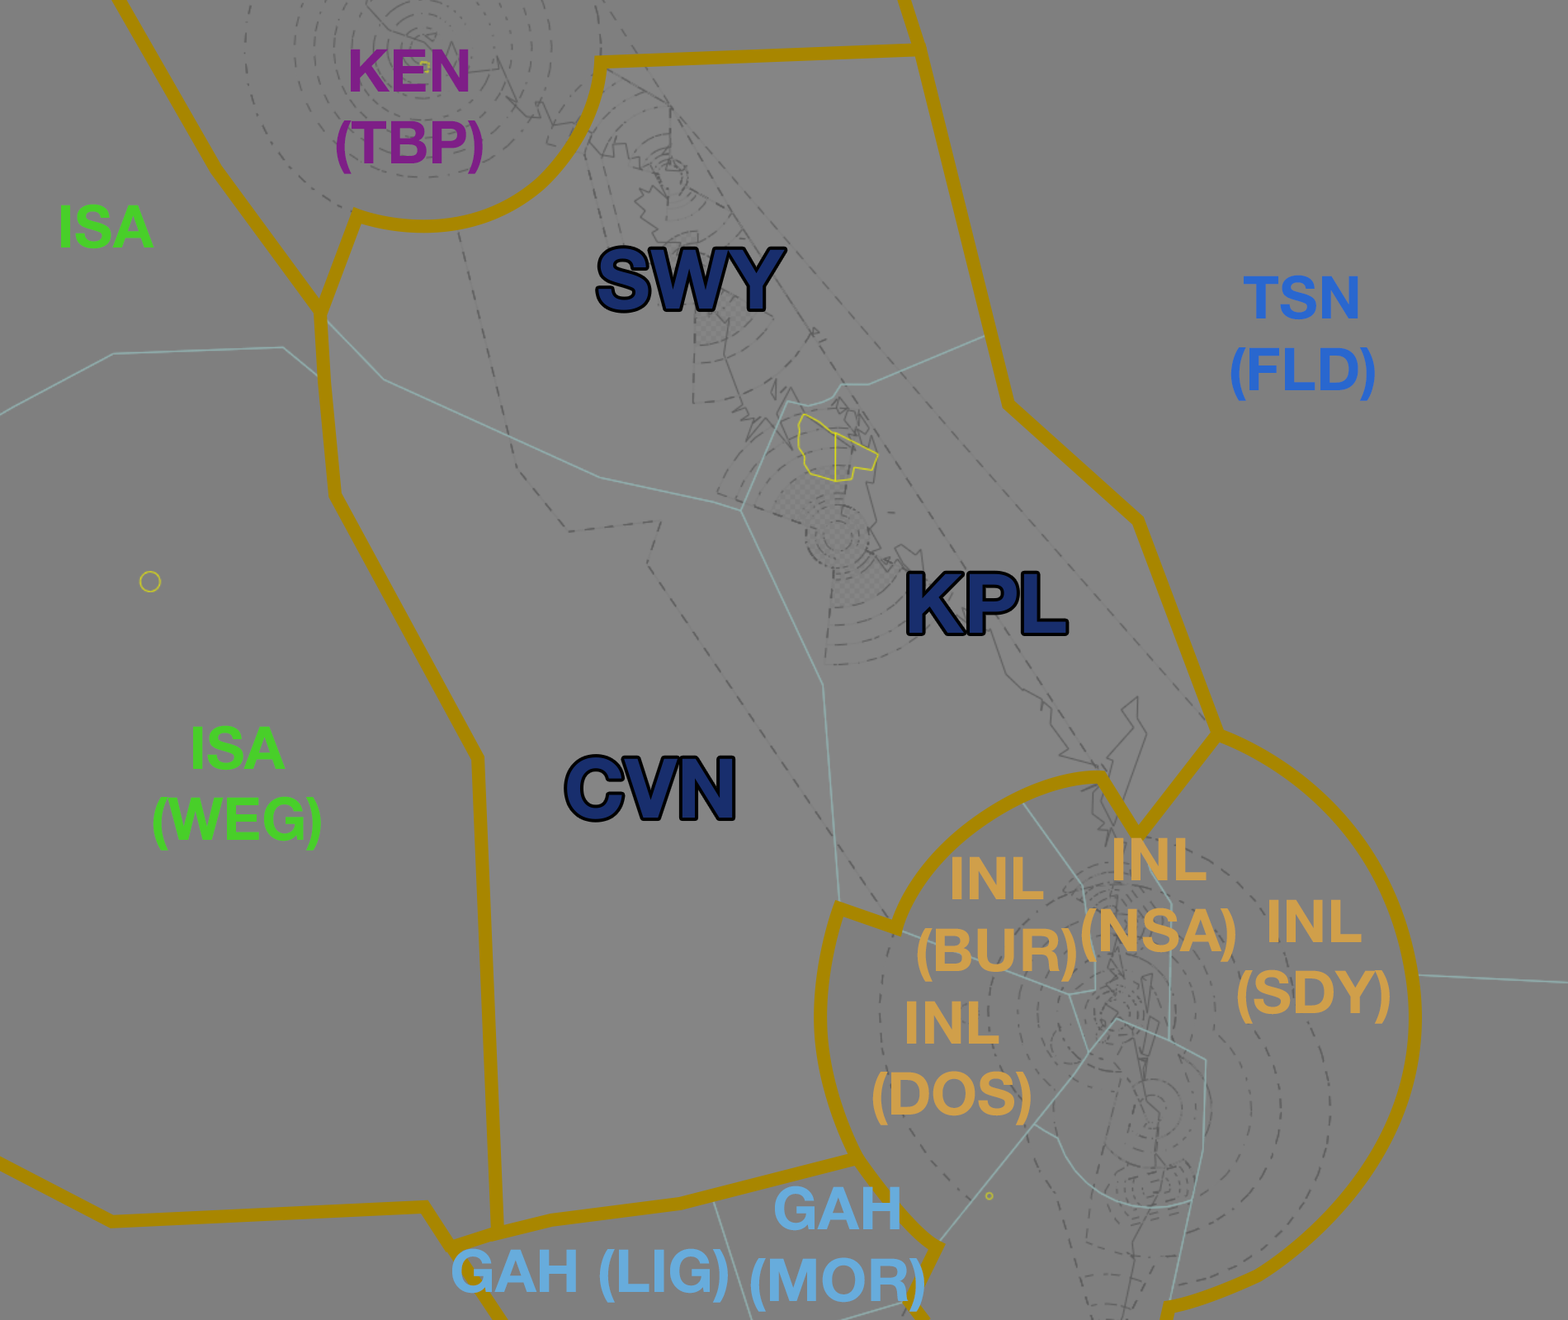
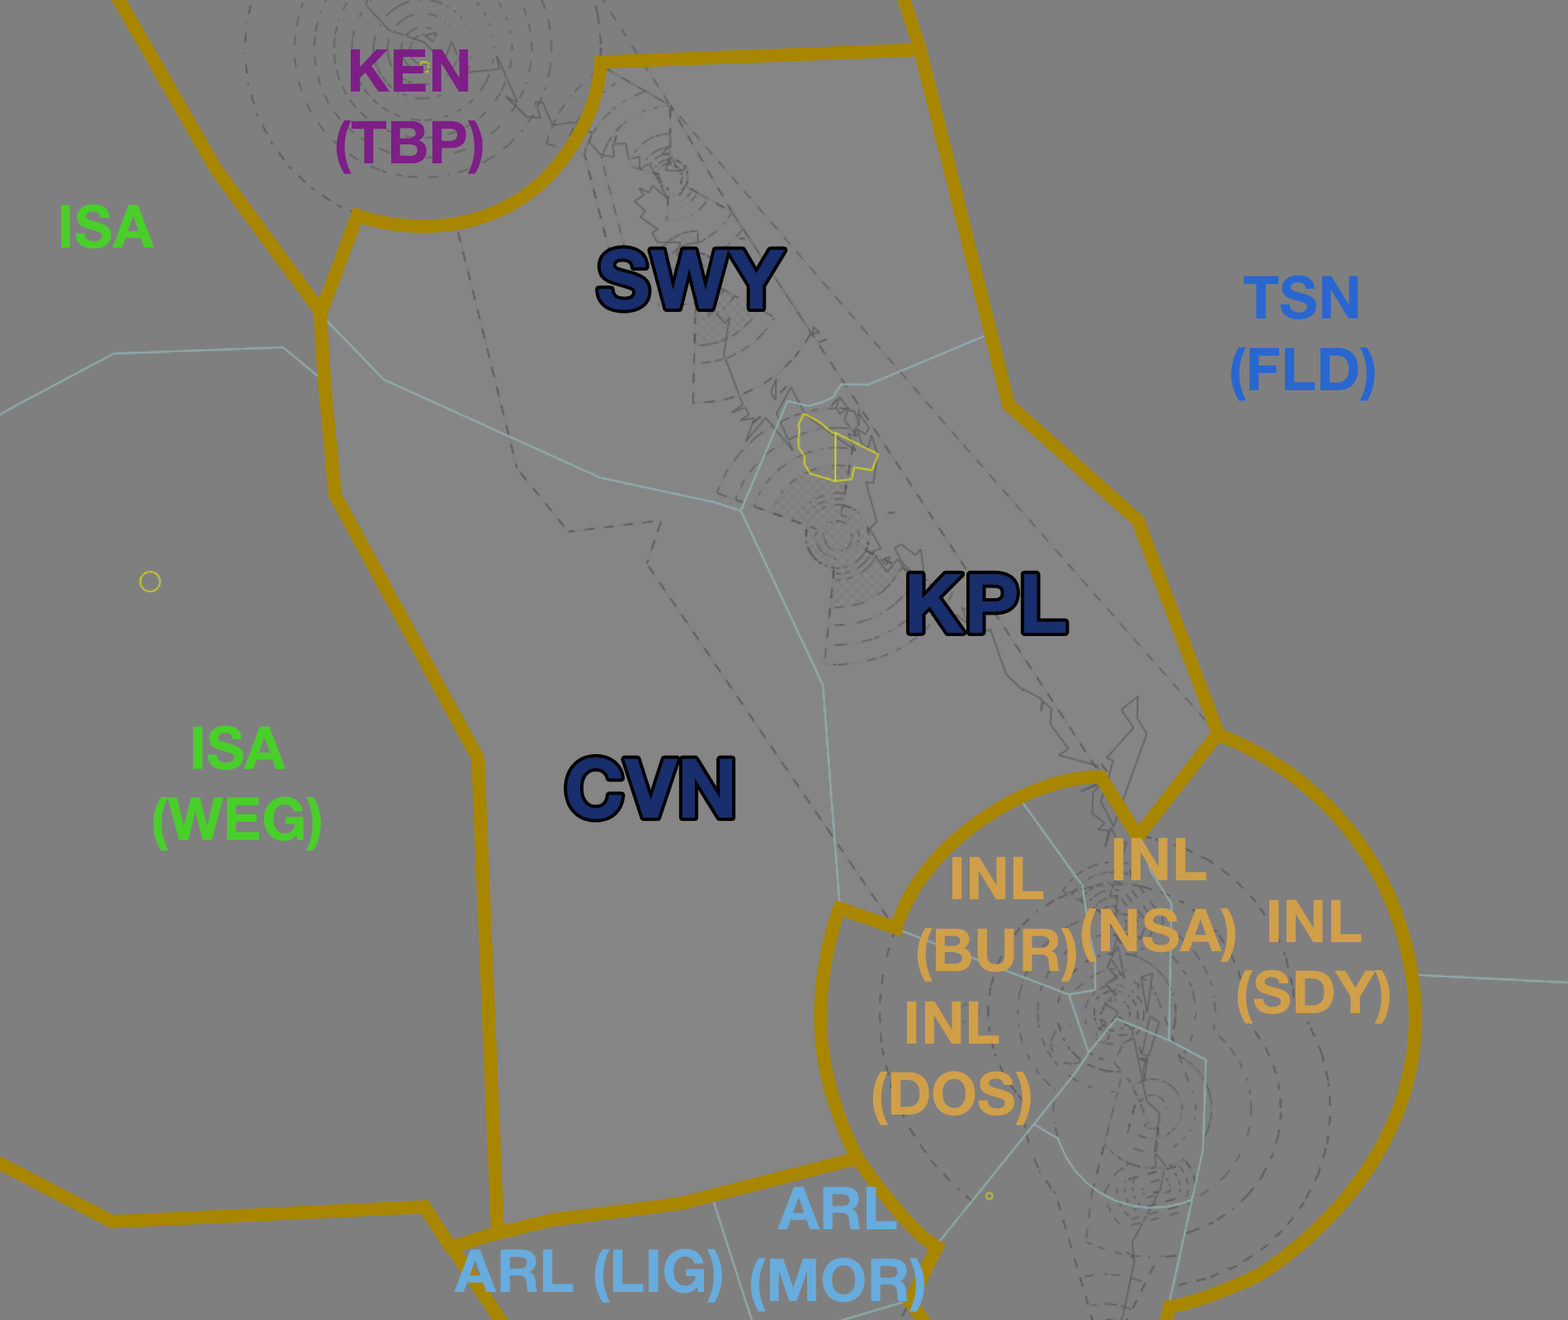
Layered file, before and after one edit (1568×1320). Changes by layer:
renamed "GAH (MOR)" to "ARL (MOR)", painted on it over 774, 1185, 900, 1232
renamed "GAH (LIG)" to "ARL (LIG)", painted on it over 452, 1248, 728, 1304
painted on "Shape 9" over 774, 1185, 839, 1226